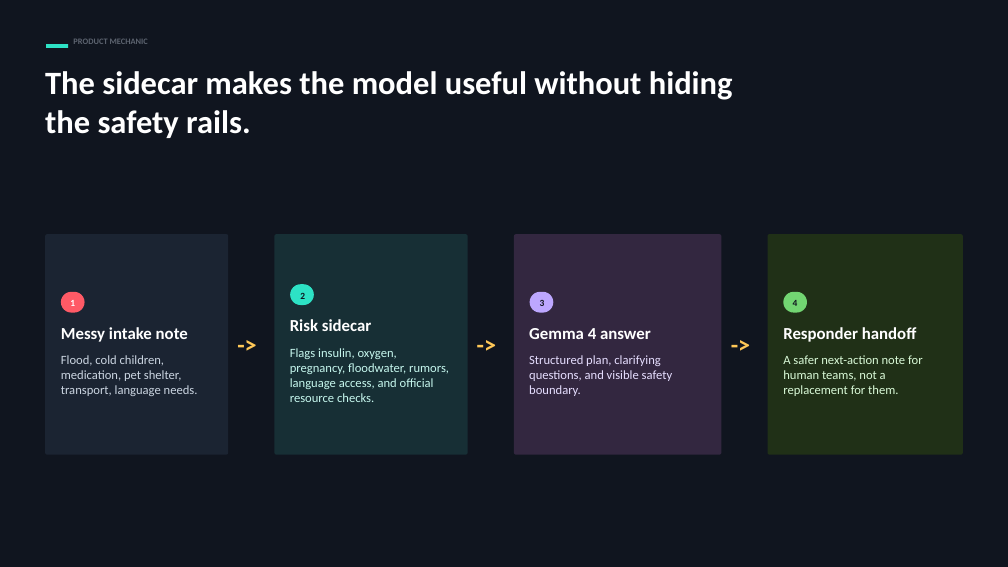
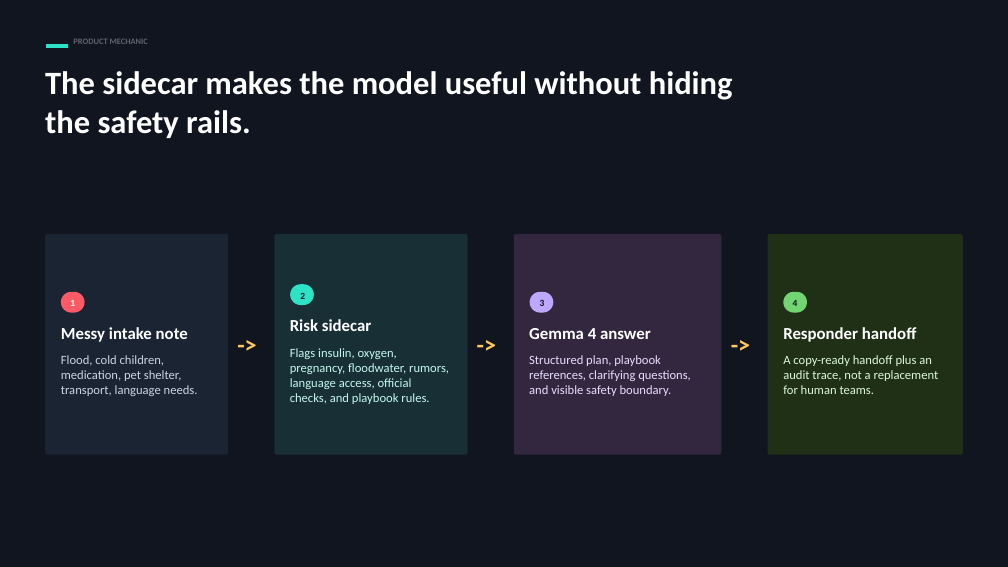
Before and after one commit to huier5635-cmd/resilience-copilot-gemma4, a slide deck: slide 3 of resilience_copilot_pitch_v2.pptx. Drawn at 1008x567 pixels with LibreOffice and Linux fonts; fonts in the diff are those of the drawing. Boxes give left, top, right and bottom in pixels: in the first picture for what was removed or moved away, otherwise in the second. Text is boxed around its words. In the diff, an @@ line names an element or a change of style, - is before the commit and + after.

```diff
--- a/resilience_copilot_pitch_v2.pptx
+++ b/resilience_copilot_pitch_v2.pptx
@@ text at (290,348,449,404): text changed @@
-Flags insulin, oxygen, pregnancy, floodwater, rumors, language access, and official resource checks.
+Flags insulin, oxygen, pregnancy, floodwater, rumors, language access, official checks, and playbook rules.
@@ text at (529,355,691,396): text changed @@
-Structured plan, clarifying questions, and visible safety boundary.
+Structured plan, playbook references, clarifying questions, and visible safety boundary.
@@ text at (783,355,939,394): text changed @@
-A safer next-action note for human teams, not a replacement for them.
+A copy-ready handoff plus an audit trace, not a replacement for human teams.
```
Also in this commit, not shown: 6 other slides changed, 6 other files.
